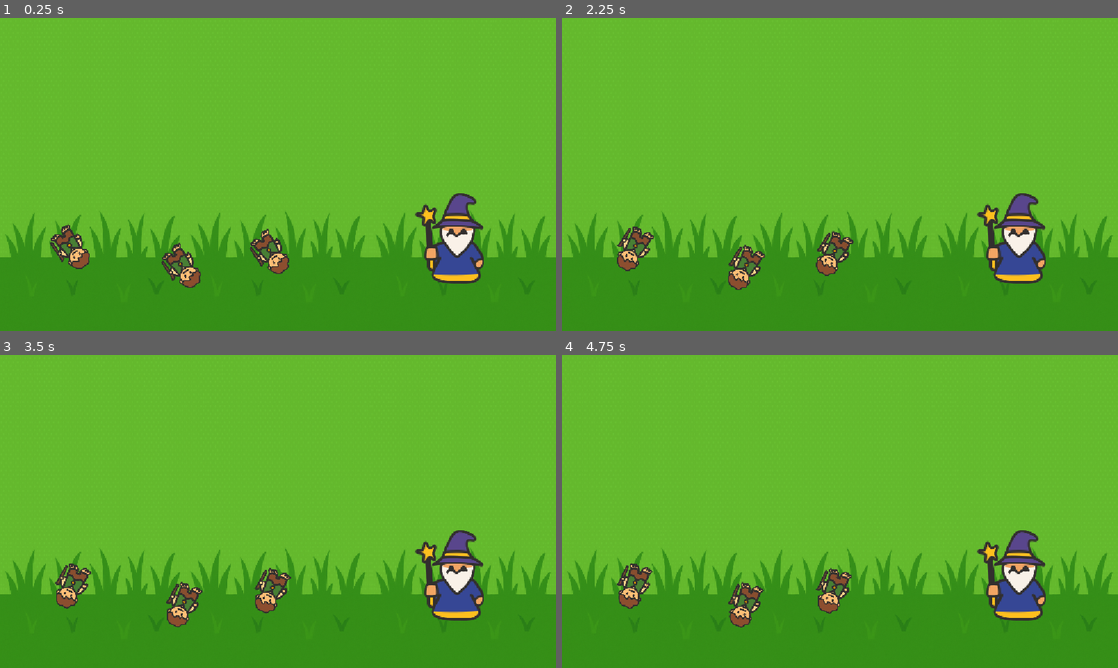
Above: before the commit, frames 1-4 (two rows, left to right).
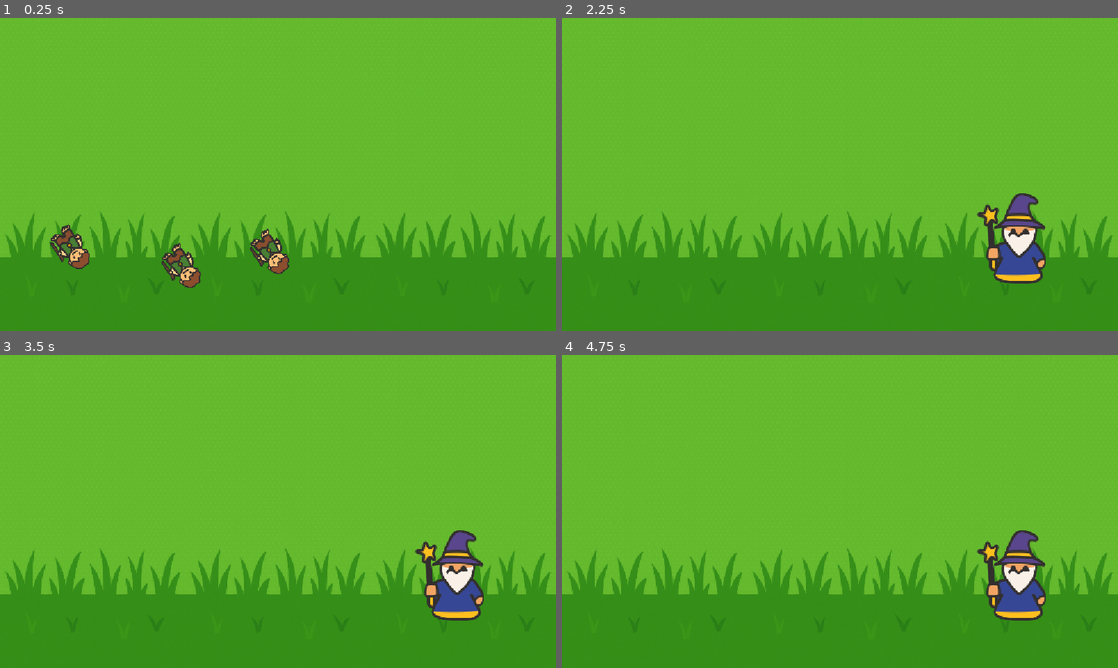
Above: after the commit, the same moments.

Repository: RuhlMirko/godot-learning
Game: Godot game, scene res://scenes/world.tscn
Two runs of this game, one before a commit and one after it. Both use one fixed random seed, a clock stepped at 60 frames per second and the inputs below.
Inputs:
- Up to frame 1 (0.25 s): no input
- Up to frame 2 (2.25 s): no input
- Up to frame 3 (3.5 s): no input
- Up to frame 4 (4.75 s): no input

The runs differ from the first frame. In frame 1, 2.3% of the frame differs, in the area x 74-87%, y 56-85%; in frame 2, 1.8%; in frame 3, 1.8%; in frame 4, 1.8%.

Commit message:
Added signal practice

Diff:
--- a/udemy/scenes/hobbit.gd
+++ b/udemy/scenes/hobbit.gd
@@ -1,6 +1,10 @@
-class_name  Hobbit
+class_name Hobbit
 extends Node2D
 
 # Called every frame. 'delta' is the elapsed time since the previous frame.
 func _process(delta: float) -> void:
 	rotate(10 * delta)
+
+
+func _on_timer_timeout() -> void:
+	hide()
--- a/udemy/scenes/hobbit.tscn
+++ b/udemy/scenes/hobbit.tscn
@@ -9,3 +9,9 @@
 [node name="Hobbit" type="Sprite2D" parent="." unique_id=1940388748]
 scale = Vector2(0.5, 0.5)
 texture = ExtResource("1_hlwb2")
+
+[node name="Timer" type="Timer" parent="." unique_id=1171063125]
+wait_time = 2.0
+autostart = true
+
+[connection signal="timeout" from="Timer" to="." method="_on_timer_timeout"]
--- a/udemy/scenes/wizard.gd
+++ b/udemy/scenes/wizard.gd
@@ -1,11 +1,14 @@
 extends Node2D
 class_name Wizard
 
+
 # Called when the node enters the scene tree for the first time.
 func _ready() -> void:
-	pass # Replace with function body.
-
+	hide()
 
 # Called every frame. 'delta' is the elapsed time since the previous frame.
 func _process(delta: float) -> void:
 	pass
+
+func _on_timer_timeout() -> void:
+	show()
--- a/udemy/scenes/wizard.tscn
+++ b/udemy/scenes/wizard.tscn
@@ -8,3 +8,9 @@
 
 [node name="Sprite2D" type="Sprite2D" parent="." unique_id=1361261375]
 texture = ExtResource("1_3jsmo")
+
+[node name="Timer" type="Timer" parent="." unique_id=669633652]
+wait_time = 2.0
+autostart = true
+
+[connection signal="timeout" from="Timer" to="." method="_on_timer_timeout"]
